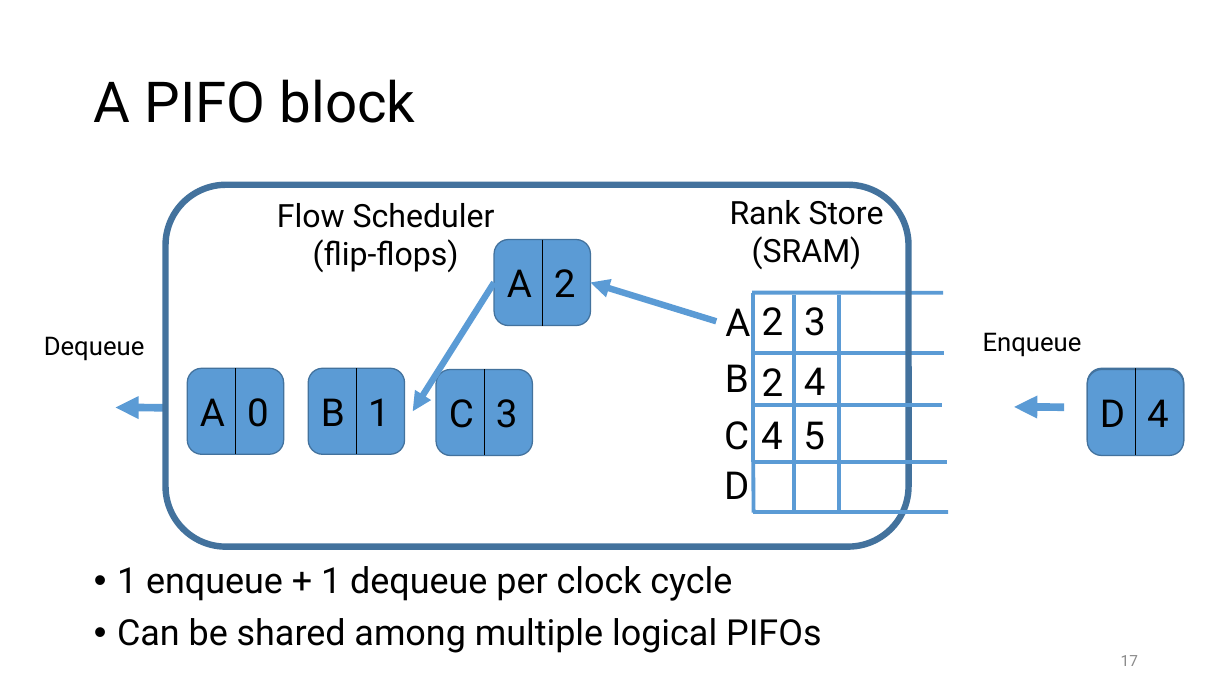
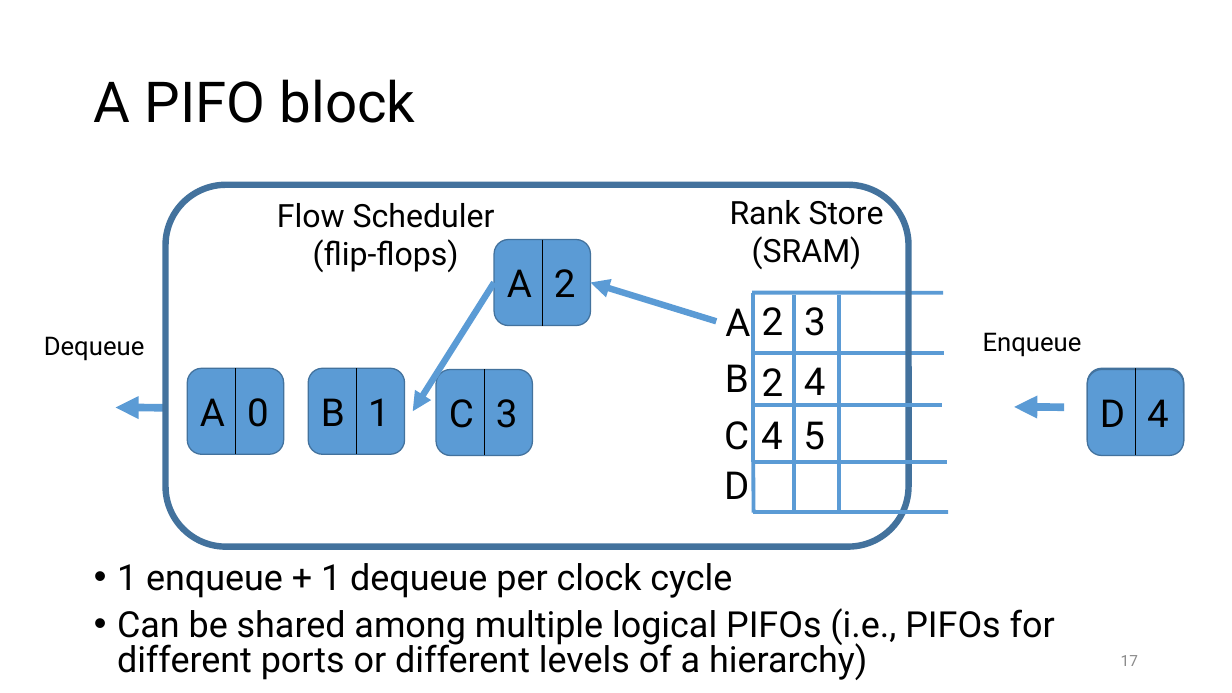
Before and after one commit to anirudhSK/pifo-domino-marple-ppts, a slide deck: slide 17 of pifo_sigcomm.pptx. Drawn at 1232x693 pixels with LibreOffice and Linux fonts; fonts in the diff are those of the drawing. Boxes give left, top, right and bottom in pixels: in the first picture for what was removed or moved away, otherwise in the second. Text is boxed around its words. In the diff, an @@ line names an element or a change of style, - is before the commit and + after.

```diff
--- a/pifo_sigcomm.pptx
+++ b/pifo_sigcomm.pptx
@@ text at <box>117,563,732,598</box>: line spacing 0.9 to 0.8 @@
@@ text at <box>117,608,1055,680</box>: text changed @@
-• Can be shared among multiple logical PIFOs
+• Can be shared among multiple logical PIFOs (i.e., PIFOs for different ports or different levels of a hierarchy)
```
Also in this commit, not shown: 3 other slides changed, 1 slide added.
